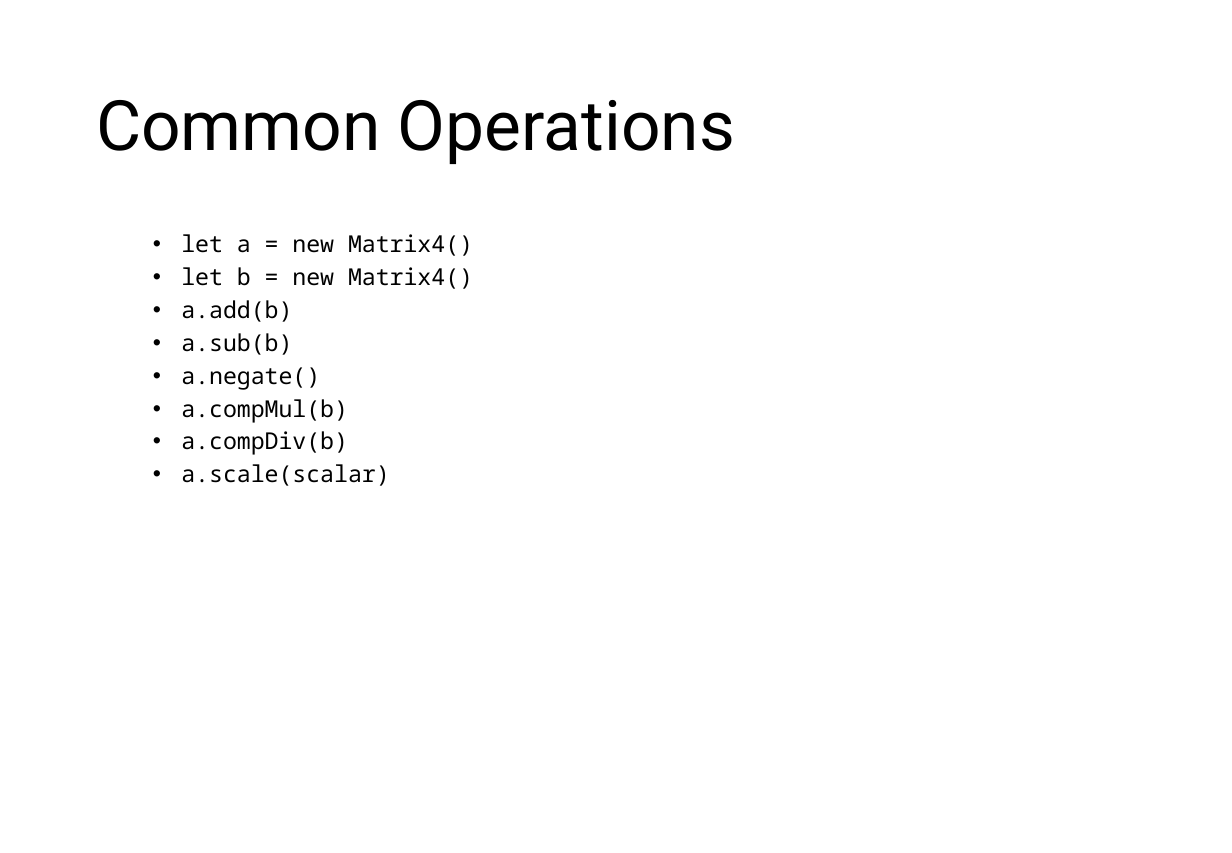
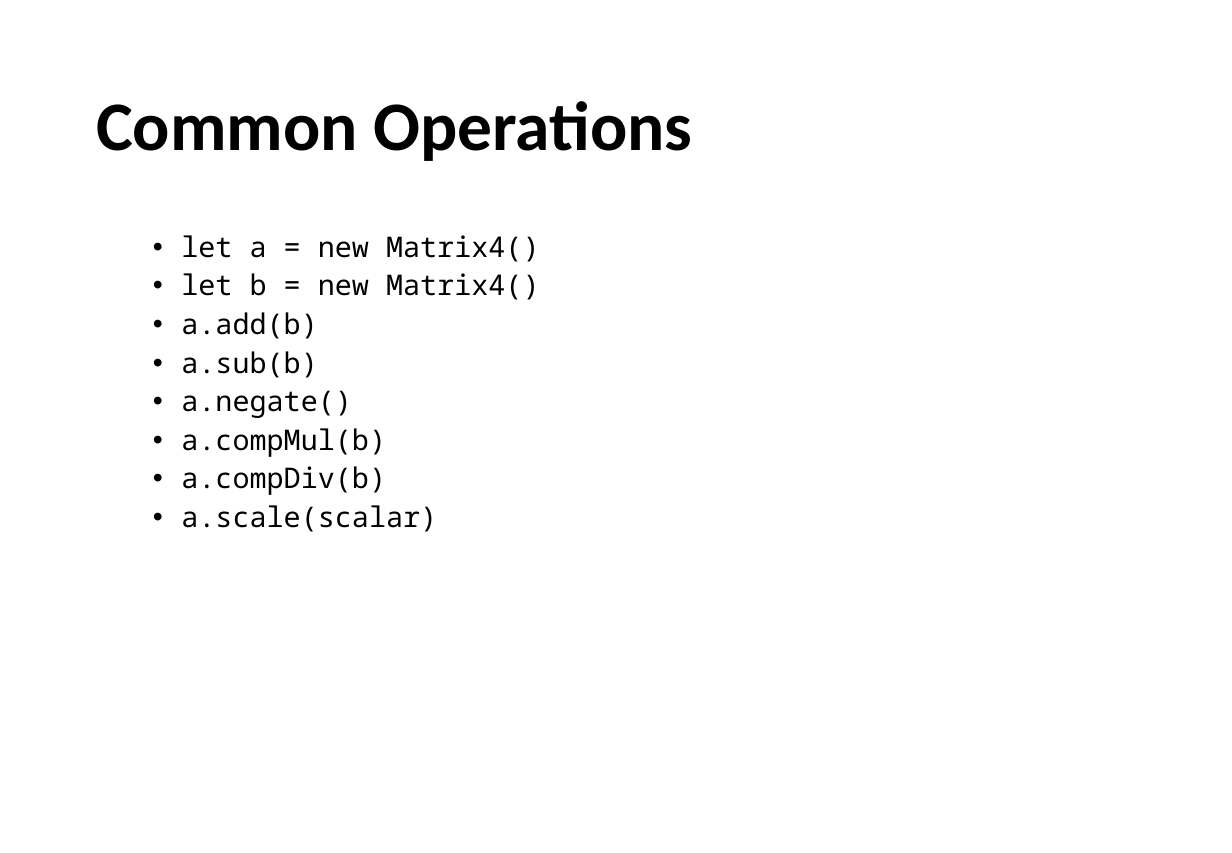
Before and after one commit to RahidZaman/cs481681-cgr, a slide deck: slide 10 of slides/class02-graphics-libxor.pptx. Drawn at 1232x853 pixels with LibreOffice and Linux fonts; fonts in the diff are those of the drawing; background and template pictures are left out. Boxes give left, top, right and bottom in pixels: in the first picture for what was removed or moved away, otherwise in the second. Text is boxed around its words. In the diff, an @@ line names an element or a change of style, - is before the commit and + after.

```diff
--- a/slides/class02-graphics-libxor.pptx
+++ b/slides/class02-graphics-libxor.pptx
@@ title "Common Operations" at [96, 101, 692, 161]: font Roboto to Calibri, bold on @@
@@ text "let a = new Matrix4()" at [181, 235, 540, 532]: size 14.6 to 18 pt @@
```
Also in this commit, not shown: 16 other slides changed, 2 slides added, 1 slide removed, 16 other files.
